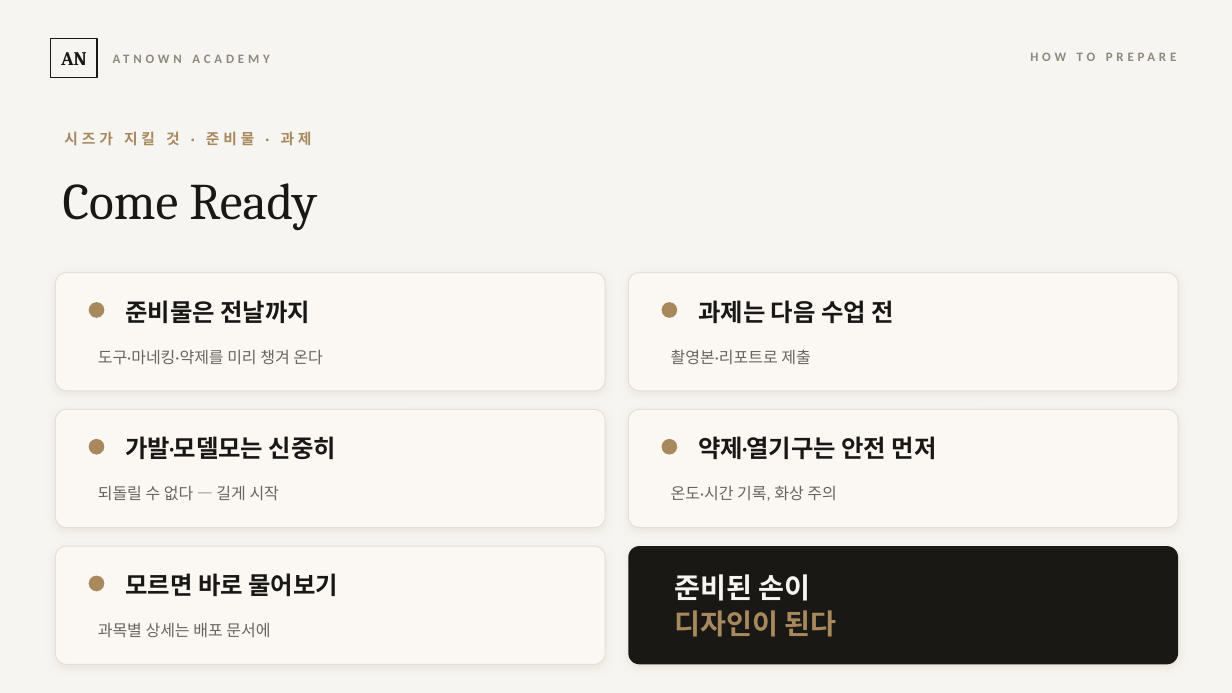
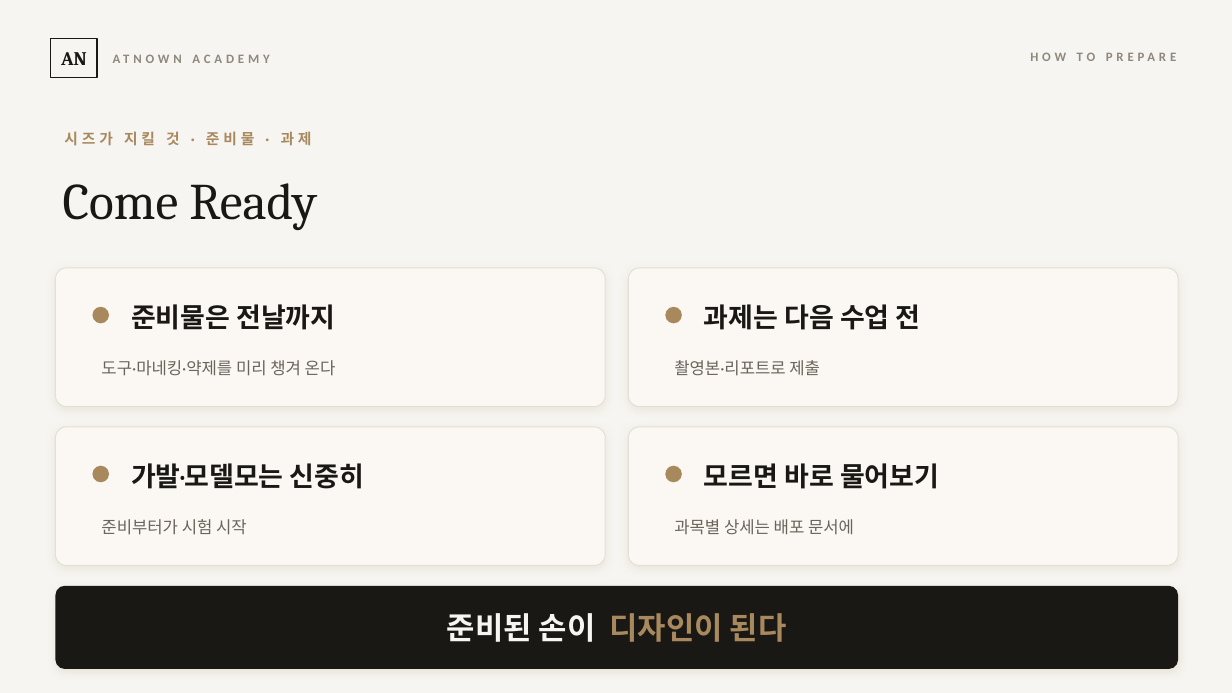
Before and after one commit to cksghrj22-bot/-, a slide deck: slide 6 of content/교육/2026-07-23_교육시스템_정본/시즈_오리엔테이션.pptx. Drawn at 1232x693 pixels with LibreOffice and Linux fonts; fonts in the diff are those of the drawing. Boxes give left, top, right and bottom in pixels: in the first picture for what was removed or moved away, otherwise in the second. Text is boxed around its words. In the diff, an @@ line names an element or a change of style, - is before the commit and + after.

```diff
--- a/content/교육/2026-07-23_교육시스템_정본/시즈_오리엔테이션.pptx
+++ b/content/교육/2026-07-23_교육시스템_정본/시즈_오리엔테이션.pptx
@@ rounded rectangle resized from (x1=55, y1=273, x2=605, y2=391) to (x1=55, y1=268, x2=605, y2=407) @@
@@ rounded rectangle resized from (x1=628, y1=273, x2=1178, y2=391) to (x1=628, y1=268, x2=1178, y2=407) @@
@@ ellipse moved from (x1=89, y1=302, x2=104, y2=318) to (x1=92, y1=307, x2=109, y2=323) @@
@@ ellipse moved from (x1=662, y1=302, x2=677, y2=318) to (x1=665, y1=307, x2=682, y2=323) @@
@@ text "도구·마네킹·약제를 미리 챙겨 온다" moved from (x1=98, y1=350, x2=322, y2=364) to (x1=101, y1=360, x2=336, y2=376) @@
@@ text "촬영본·리포트로 제출" moved from (x1=671, y1=349, x2=810, y2=364) to (x1=674, y1=360, x2=820, y2=376) @@
@@ rounded rectangle resized from (x1=55, y1=409, x2=605, y2=528) to (x1=55, y1=427, x2=605, y2=566) @@
@@ proportions changed in 4 elements at (x1=55, y1=268, x2=605, y2=407), (x1=628, y1=268, x2=1178, y2=407), (x1=55, y1=427, x2=605, y2=566), (x1=628, y1=427, x2=1178, y2=566) @@
@@ rounded rectangle resized from (x1=628, y1=409, x2=1178, y2=528) to (x1=628, y1=427, x2=1178, y2=566) @@
@@ text removed at (x1=698, y1=436, x2=937, y2=460) @@
-약제·열기구는 안전 먼저
@@ ellipse moved from (x1=89, y1=439, x2=104, y2=455) to (x1=92, y1=466, x2=109, y2=482) @@
@@ text "가발·모델모는 신중히" moved from (x1=125, y1=436, x2=336, y2=459) to (x1=131, y1=463, x2=364, y2=489) @@
@@ ellipse moved from (x1=662, y1=439, x2=677, y2=455) to (x1=665, y1=466, x2=682, y2=482) @@
@@ size 19 to 21 pt in 4 elements at (x1=131, y1=304, x2=335, y2=330), (x1=704, y1=304, x2=921, y2=330), (x1=131, y1=463, x2=364, y2=489), (x1=704, y1=463, x2=939, y2=489) @@
@@ text "모르면 바로 물어보기" moved from (x1=125, y1=573, x2=338, y2=597) to (x1=704, y1=463, x2=939, y2=489) @@
@@ size 12.5 to 13 pt in 3 elements at (x1=101, y1=360, x2=336, y2=376), (x1=674, y1=360, x2=820, y2=376), (x1=674, y1=519, x2=854, y2=535) @@
@@ text "과목별 상세는 배포 문서에" moved from (x1=98, y1=623, x2=270, y2=637) to (x1=674, y1=519, x2=854, y2=535) @@
@@ text removed at (x1=671, y1=486, x2=836, y2=501) @@
-온도·시간 기록, 화상 주의
@@ text at (x1=101, y1=519, x2=247, y2=535): text changed; size 12.5 to 13 pt @@
-되돌릴 수 없다 — 길게 시작
+준비부터가 시험 시작
@@ rounded rectangle removed at (x1=628, y1=546, x2=1178, y2=665) @@
@@ text "준비된 손이 디자인이 된다" moved from (x1=674, y1=574, x2=836, y2=637) to (x1=447, y1=613, x2=787, y2=642) @@
@@ text "준비된 손이 디자인이 된다" at (x1=447, y1=613, x2=787, y2=642): size 22 to 24 pt; alignment left to centre; line spacing 1.05 to 1 @@
@@ rounded rectangle resized from (x1=55, y1=546, x2=605, y2=665) to (x1=55, y1=586, x2=1178, y2=669) @@
@@ rounded rectangle at (x1=55, y1=586, x2=1178, y2=669): fill #FBF8F3 to #1A1815; outline #E4DFD6 0.75 pt to none; shadow changed; proportions changed @@
@@ ellipse removed at (x1=89, y1=576, x2=104, y2=592) @@
```
Also in this commit, not shown: 1 other slide changed.
